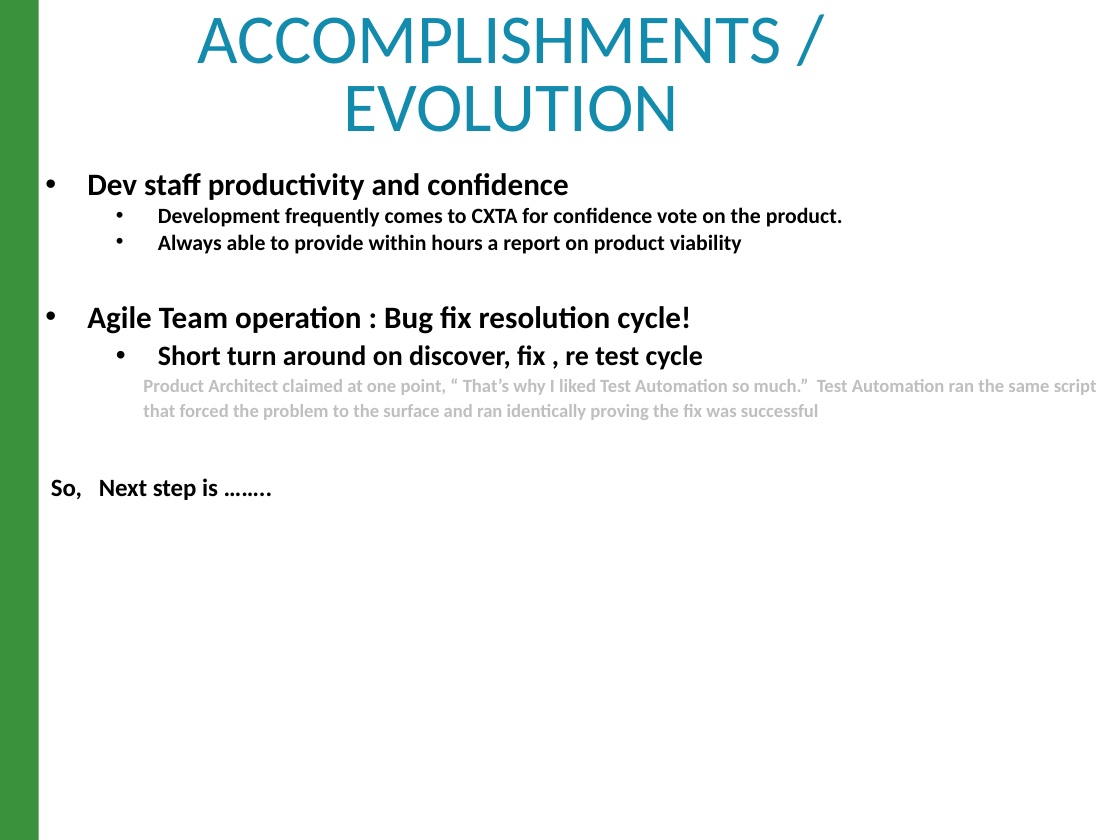
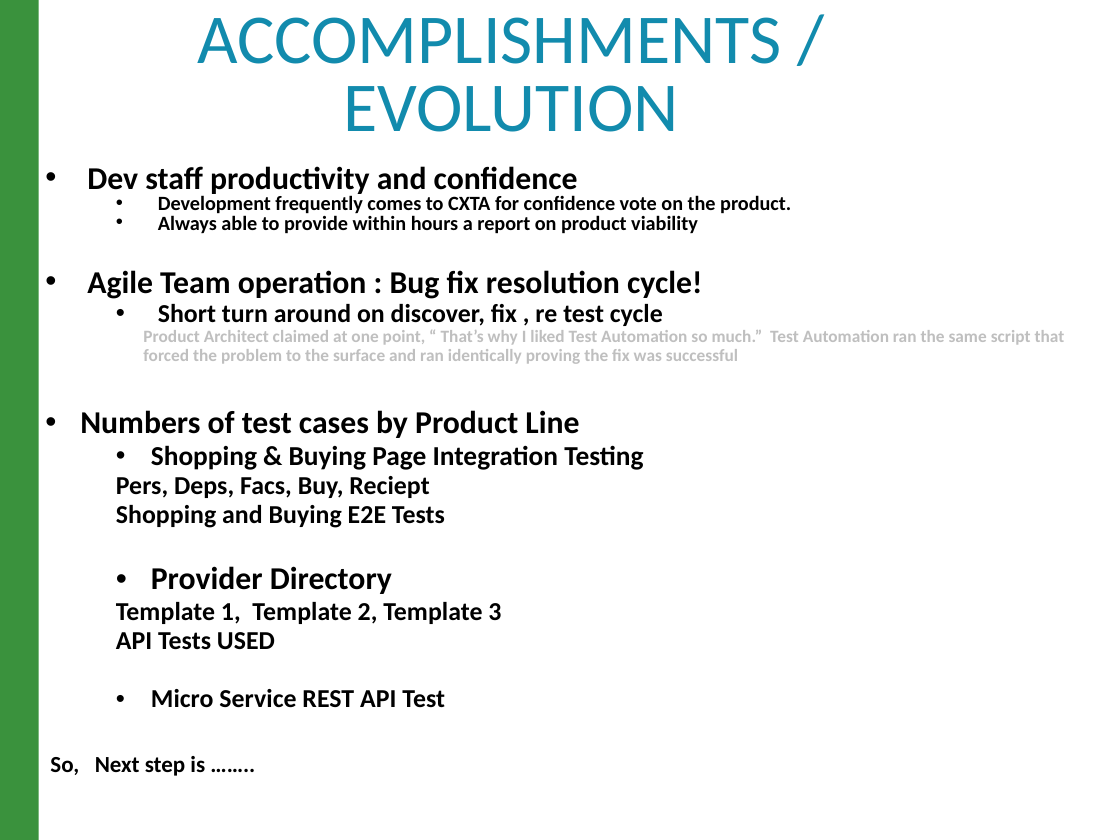
Before and after one commit to raghav9329/mainProf, a slide deck: slide 5 of CurrentWork_Delta/CX_StrategyPowerPoint.pptx. Drawn at 1120x840 pixels with LibreOffice and Linux fonts; fonts in the diff are those of the drawing. Boxes give left, top, right and bottom in pixels: in the first picture for what was removed or moved away, otherwise in the second. Text is boxed around its words. In the diff, an @@ line names an element or a change of style, - is before the commit and + after.

```diff
--- a/CurrentWork_Delta/CX_StrategyPowerPoint.pptx
+++ b/CurrentWork_Delta/CX_StrategyPowerPoint.pptx
@@ text at (x1=50, y1=166, x2=1065, y2=776): size 20 to 20.4 pt in "Dev staff productivity and confidence", "Agile Team operation : Bug fix resolution ..."; size 14 to 12.9 pt in "Development frequently comes to CXTA for confidence ...", "Always able to provide within hours a ..."; size 18 to 16.6 pt in "Short turn around on discover, fix , ..."; size 12 to 11.1 pt in "Product Architect claimed at one point, “ ..."; size 16 to 14.8 pt in "So, Next step is …….."; line spacing 1.35 to 1.15; line spacing 1 to 0.8; line spacing 1.1 to 0.9 @@
@@ text at (x1=80, y1=410, x2=643, y2=708): paragraphs added @@
+• Numbers of test cases by Product Line
+  • Shopping & Buying Page Integration Testing
+  Pers, Deps, Facs, Buy, Reciept
+  Shopping and Buying E2E Tests
+  • Provider Directory
+  Template 1, Template 2, Template 3
+  API Tests USED
+  • Micro Service REST API Test
```
Also in this commit, not shown: 4 other slides changed, 3 slides added.
